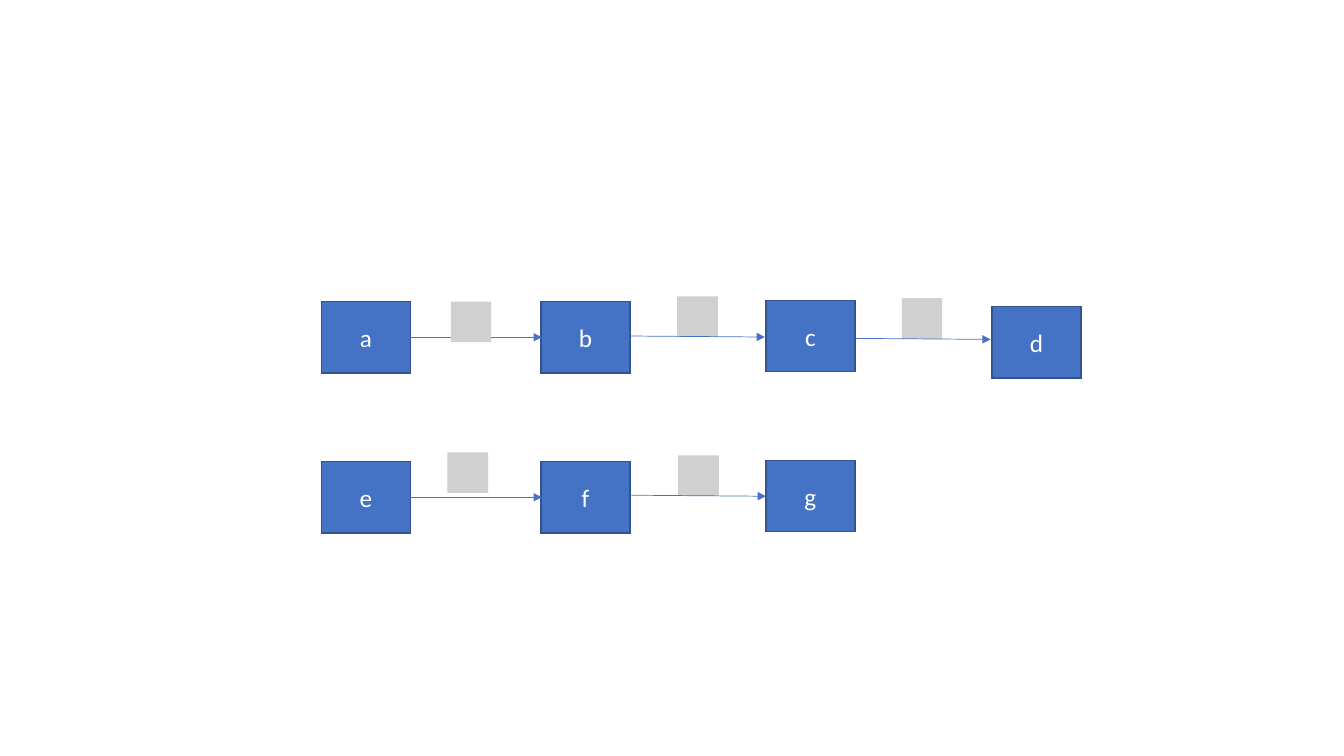
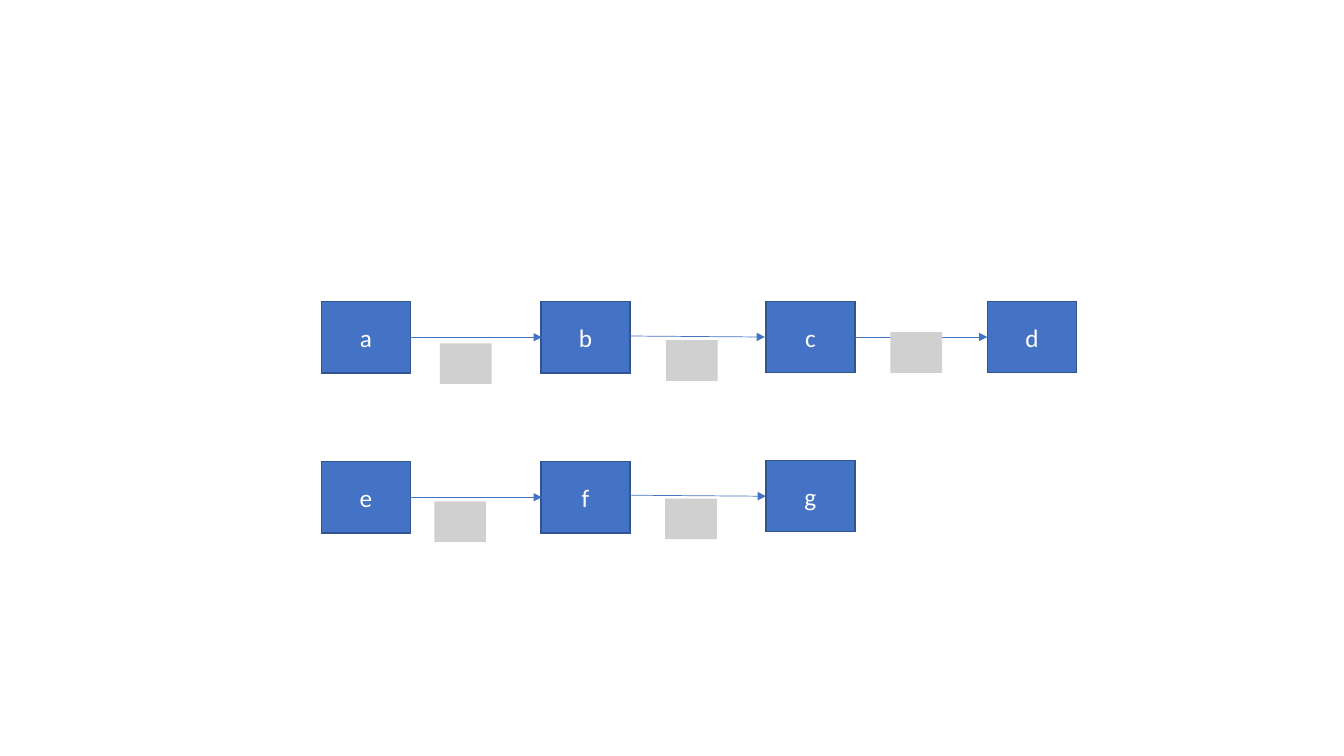
Before and after one commit to Speedphil544/Vortrag, a slide deck: slide 20 of MMCFP.pptx (slide 8 before the commit). Drawn at 1344x756 pixels with LibreOffice and Linux fonts; fonts in the diff are those of the drawing; grey boxes stand for pictures. Boxes give left, top, right and bottom in pixels: in the first picture for what was removed or moved away, otherwise in the second. Text is boxed around its words. In the diff, an @@ line names an element or a change of style, - is before the commit and + after.

```diff
--- a/MMCFP.pptx
+++ b/MMCFP.pptx
@@ picture removed at (678, 296, 718, 337) @@
@@ picture removed at (902, 298, 943, 339) @@
@@ picture removed at (451, 301, 491, 342) @@
@@ rectangle "d": place and size @@
-rectangle "d" at (992, 307, 1081, 378)
+rectangle "d" at (988, 301, 1077, 373)
@@ picture added at (440, 344, 491, 384) @@
@@ picture added at (666, 341, 718, 381) @@
@@ arrow moved from (856, 339) - (991, 340) to (855, 337) - (988, 337) @@
@@ picture added at (890, 333, 942, 373) @@
@@ picture removed at (448, 453, 488, 493) @@
@@ picture removed at (679, 456, 719, 496) @@
@@ picture added at (435, 502, 486, 542) @@
@@ picture added at (665, 499, 717, 539) @@
```
Also in this commit, not shown: 7 other slides changed, 11 slides added.
